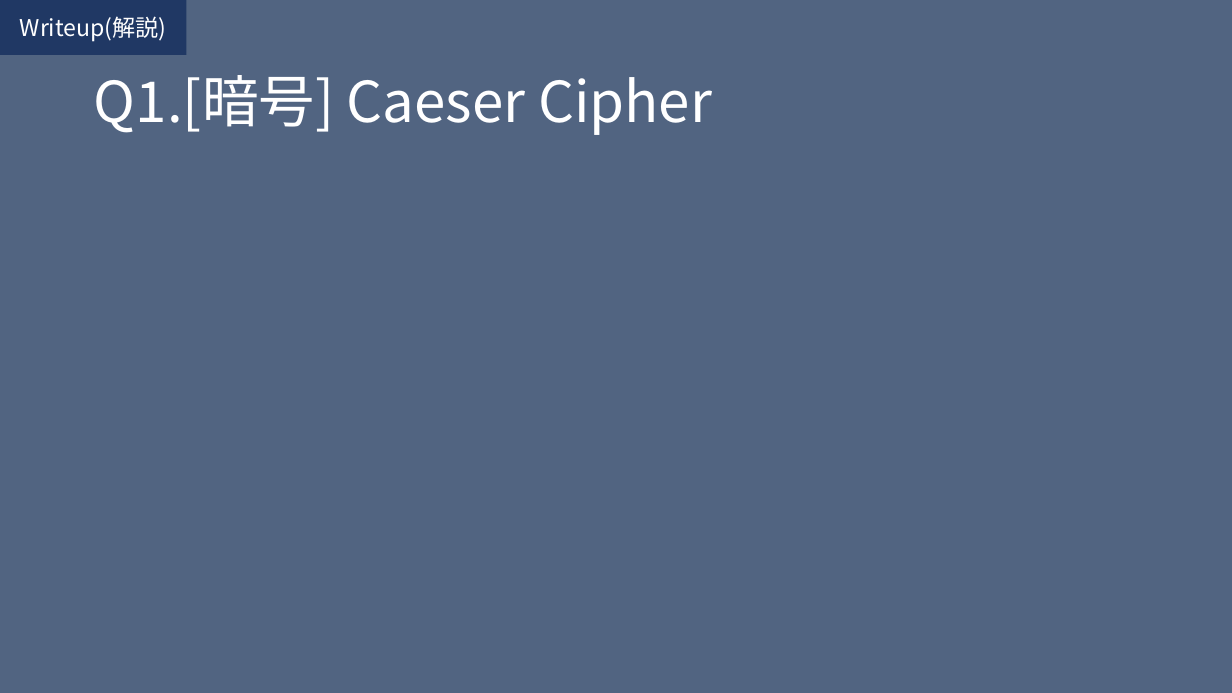
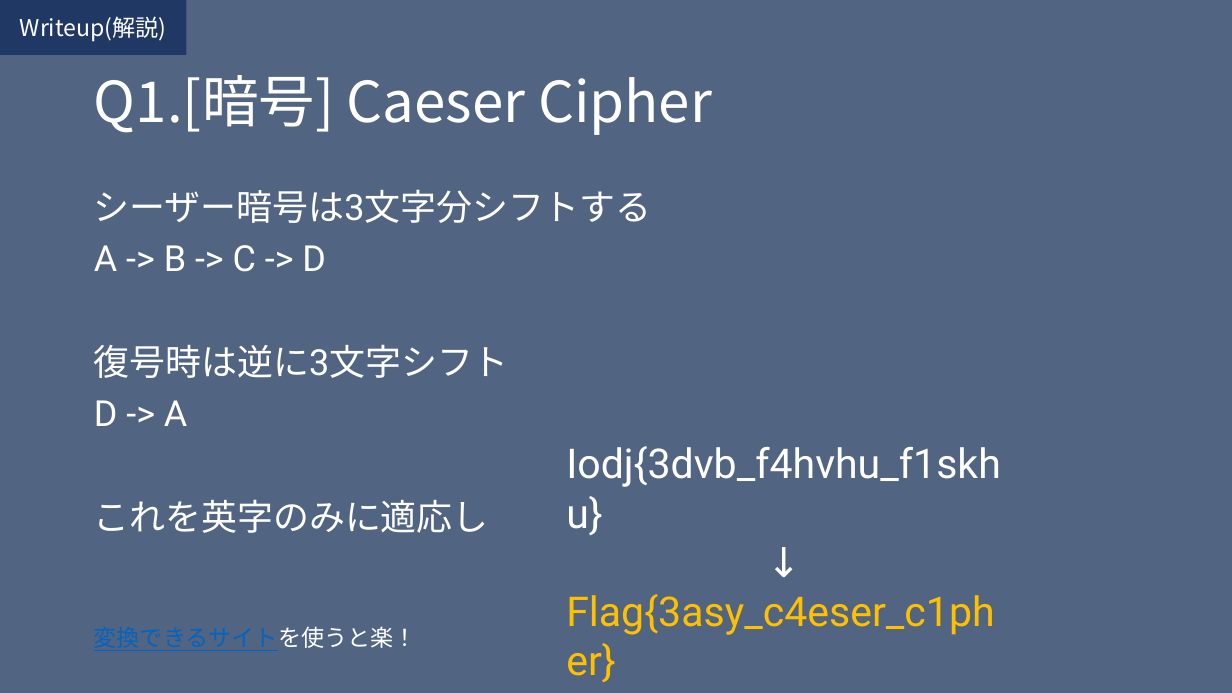
Before and after one commit to H0ndh11/CTF, a slide deck: slide 8 of ゼミ発表資料/ctf発表スライド.pptx. Drawn at 1232x693 pixels with LibreOffice and Linux fonts; fonts in the diff are those of the drawing. Boxes give left, top, right and bottom in pixels: in the first picture for what was removed or moved away, otherwise in the second. Text is boxed around its words. In the diff, an @@ line names an element or a change of style, - is before the commit and + after.

```diff
--- a/ゼミ発表資料/ctf発表スライド.pptx
+++ b/ゼミ発表資料/ctf発表スライド.pptx
@@ text added at [94,189,652,533], 28 pt, text #FFFFFF @@
+シーザー暗号は3文字分シフトする
+A -> B -> C -> D
+復号時は逆に3文字シフト
+D -> A
+これを英字のみに適応し
@@ text added at [566,446,1001,635], 32 pt, text #FFFFFF @@
+Iodj{3dvb_f4hvhu_f1skhu}
+↓
+Flag{3asy_c4eser_c1pher}
@@ text added at [94,626,417,651], 18 pt, text #0563C1, underline @@
+変換できるサイトを使うと楽！
```
Also in this commit, not shown: 7 other slides changed, 2 other files.
